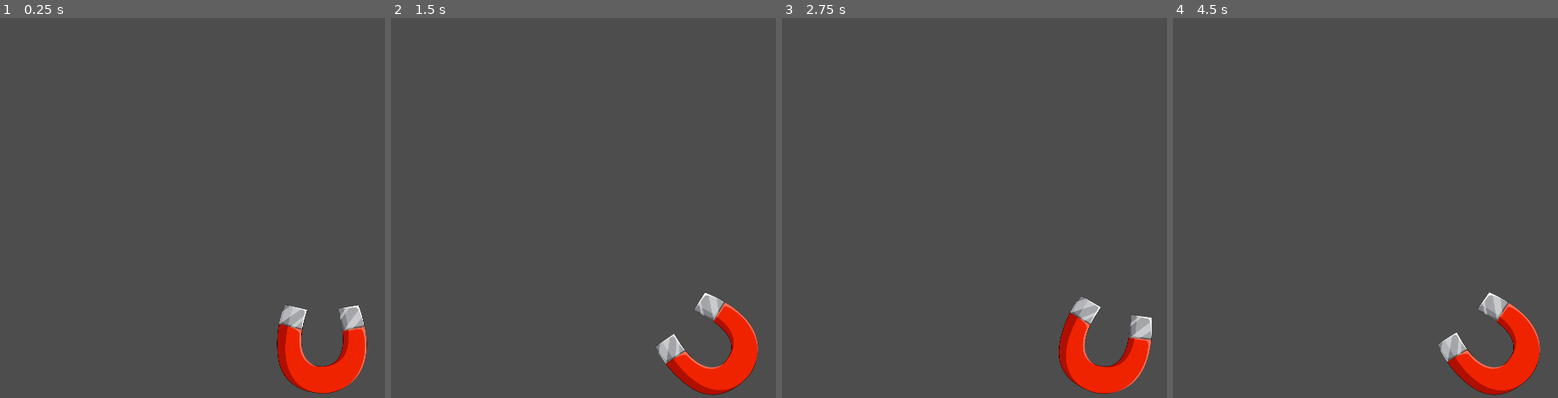
Above: before the commit, frames 1-4 (left to right).
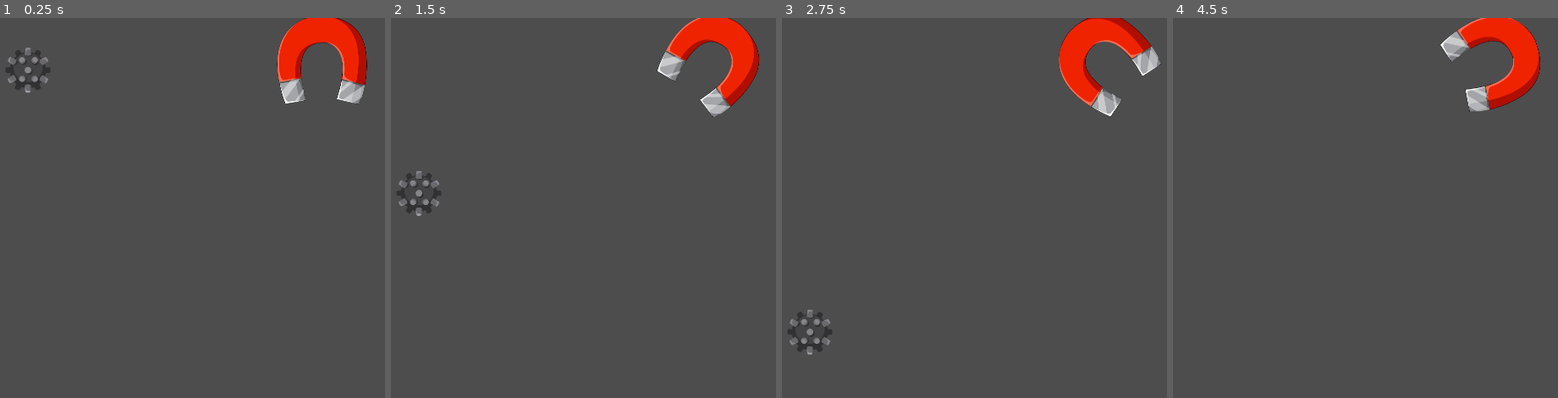
Above: after the commit, the same moments.

Repository: dn-antropov/Magneturr
Game: Godot game, scene res://scenes/main.tscn
The game is run twice, just before and just after one commit, with the same random seed, the same clock (stepped at 60 frames per second) and the same inputs.
Inputs (mouse positions are in pixels of both pictures, inside the frame that each line leads up to):
- Up to frame 1 (0.25 s): no input
- Up to frame 2 (1.5 s): move the mouse to (outside the picture) at 0.52 s; move the mouse to (579, 227) at 1.27 s
- Up to frame 3 (2.75 s): move the mouse to (outside the picture) at 2.02 s
- Up to frame 4 (4.5 s): move the mouse to (1461, 284) at 2.77 s; move the mouse to (outside the picture) at 3.52 s; tap Enter at 4.25 s; move the mouse to (1292, 151) at 4.27 s

The runs differ from the first frame. In frame 1, 6.8% of the frame differs, in the area x 1-96%, y 0-99%; in frame 2, 6.8%, in the area x 1-96%, y 0-100%; in frame 3, 6.7%; in frame 4, 6.3%.
Error after the commit: Parse Error: Could not find base class "RapierRigidBody2D". (res://objects/foes/mine/scripts/mine.gd:2)

Commit message:
add mine

Diff:
--- /dev/null
+++ b/objects/foes/mine/mine.tscn
@@ -0,0 +1,21 @@
+[gd_scene load_steps=4 format=3 uid="uid://bpce2ojod6lau"]
+
+[ext_resource type="Script" uid="uid://dq3metuo8g8m4" path="res://objects/foes/mine/scripts/mine.gd" id="1_msem1"]
+[ext_resource type="Texture2D" uid="uid://c8meu6efdbcck" path="res://objects/foes/mine/textures/mine.png" id="1_rcf20"]
+
+[sub_resource type="CircleShape2D" id="CircleShape2D_rcf20"]
+
+[node name="Mine" type="RigidBody2D"]
+linear_damp = 3.0
+angular_damp = 2.0
+script = ExtResource("1_msem1")
+object_density = 1100.0
+metadata/_custom_type_script = "uid://unwhnooi7g2c"
+
+[node name="CollisionShape2D" type="CollisionShape2D" parent="."]
+scale = Vector2(6.4, 6.4)
+shape = SubResource("CircleShape2D_rcf20")
+
+[node name="Sprite2D" type="Sprite2D" parent="."]
+scale = Vector2(0.25, 0.25)
+texture = ExtResource("1_rcf20")
--- /dev/null
+++ b/objects/foes/mine/scripts/mine.gd
@@ -0,0 +1,50 @@
+class_name Mine
+extends RapierRigidBody2D
+
+@export var object_density: float = 600.0  # Wood floats
+@export var water_density: float = 1000.0
+@export var drag_coefficient: float = 1.0
+
+func _ready() -> void:
+	# Calculate mass based on volume and density
+	var volume = get_volume()
+	mass = object_density * volume
+
+func _physics_process(delta: float) -> void:
+	apply_buoyancy()
+	apply_water_drag()
+
+func apply_buoyancy() -> void:
+	var volume = get_volume()
+	var displaced_mass = water_density * volume
+	var gravity = ProjectSettings.get_setting("physics/2d/default_gravity")
+
+	# Upward buoyancy force
+	var buoyancy = Vector2(0, -gravity * displaced_mass)
+	apply_force(buoyancy)
+
+func apply_water_drag() -> void:
+	# Linear drag
+	var velocity = linear_velocity
+	var speed = velocity.length()
+	if speed > 0.001:
+		var drag = -velocity.normalized() * drag_coefficient * speed * speed
+		apply_force(drag)
+	# Angular drag
+	var angular_drag = -angular_velocity * drag_coefficient * 5.0
+	apply_torque(angular_drag)
+
+func get_volume() -> float:
+	for child in get_children():
+		if child is CollisionShape2D:
+			var shape = child.shape
+			if shape is CircleShape2D:
+				return PI * shape.radius * shape.radius
+			elif shape is RectangleShape2D:
+				return shape.size.x * shape.size.y
+			elif shape is CapsuleShape2D:
+				var radius = shape.radius
+				var height = shape.height
+				# Approximate capsule as circle + rectangle
+				return PI * radius * radius + (height - radius * 2) * radius * 2
+	return 1.0  # Default
--- a/scenes/main.tscn
+++ b/scenes/main.tscn
@@ -1,8 +1,12 @@
-[gd_scene load_steps=2 format=3 uid="uid://cnxdrhwds65mb"]
+[gd_scene load_steps=3 format=3 uid="uid://cnxdrhwds65mb"]
 
 [ext_resource type="PackedScene" uid="uid://uf0ckjtbexrc" path="res://turret/turret.tscn" id="1_o5qli"]
+[ext_resource type="PackedScene" uid="uid://bpce2ojod6lau" path="res://objects/foes/mine/mine.tscn" id="2_0wfyh"]
 
 [node name="Main" type="Node2D"]
 
 [node name="Turret" parent="." instance=ExtResource("1_o5qli")]
-position = Vector2(960, 940)
+position = Vector2(960, 120)
+
+[node name="Mine" parent="." instance=ExtResource("2_0wfyh")]
+position = Vector2(125, 125)
--- a/turret/scripts/turret.gd
+++ b/turret/scripts/turret.gd
@@ -1,4 +1,4 @@
-extends Sprite2D
+extends Node2D
 
 func _process(_delta: float):
 	look_at(get_global_mouse_position())
--- a/turret/turret.tscn
+++ b/turret/turret.tscn
@@ -1,20 +1,18 @@
-[gd_scene load_steps=5 format=3 uid="uid://uf0ckjtbexrc"]
+[gd_scene load_steps=4 format=3 uid="uid://uf0ckjtbexrc"]
 
 [ext_resource type="Texture2D" uid="uid://bviy2a4e13ast" path="res://turret/textures/magnet.png" id="1_vfthy"]
 [ext_resource type="Script" uid="uid://baad7q3rplupv" path="res://turret/scripts/turret.gd" id="2_2876l"]
-[ext_resource type="Script" uid="uid://busd3yfk5p1mx" path="res://addons/godot-rapier2d/custom_nodes/rapier_static_body_2d.gd" id="3_1p48p"]
 
 [sub_resource type="CircleShape2D" id="CircleShape2D_2876l"]
 
-[node name="Turret" type="Sprite2D"]
+[node name="Turret" type="StaticBody2D"]
+script = ExtResource("2_2876l")
+metadata/_custom_type_script = "uid://busd3yfk5p1mx"
+
+[node name="CollisionShape2D" type="CollisionShape2D" parent="."]
+scale = Vector2(17, 17)
+shape = SubResource("CircleShape2D_2876l")
+
+[node name="Sprite2D" type="Sprite2D" parent="."]
 scale = Vector2(0.5, 0.5)
 texture = ExtResource("1_vfthy")
-script = ExtResource("2_2876l")
-
-[node name="RapierStaticBody2D" type="StaticBody2D" parent="."]
-script = ExtResource("3_1p48p")
-metadata/_custom_type_script = "uid://busd3yfk5p1mx"
-
-[node name="CollisionShape2D" type="CollisionShape2D" parent="RapierStaticBody2D"]
-scale = Vector2(36, 36)
-shape = SubResource("CircleShape2D_2876l")
Not shown, added: objects/foes/mine/scripts/mine.gd.uid
Binary file added: objects/foes/mine/textures/mine.png
Not shown, added: objects/foes/mine/textures/mine.png.import
